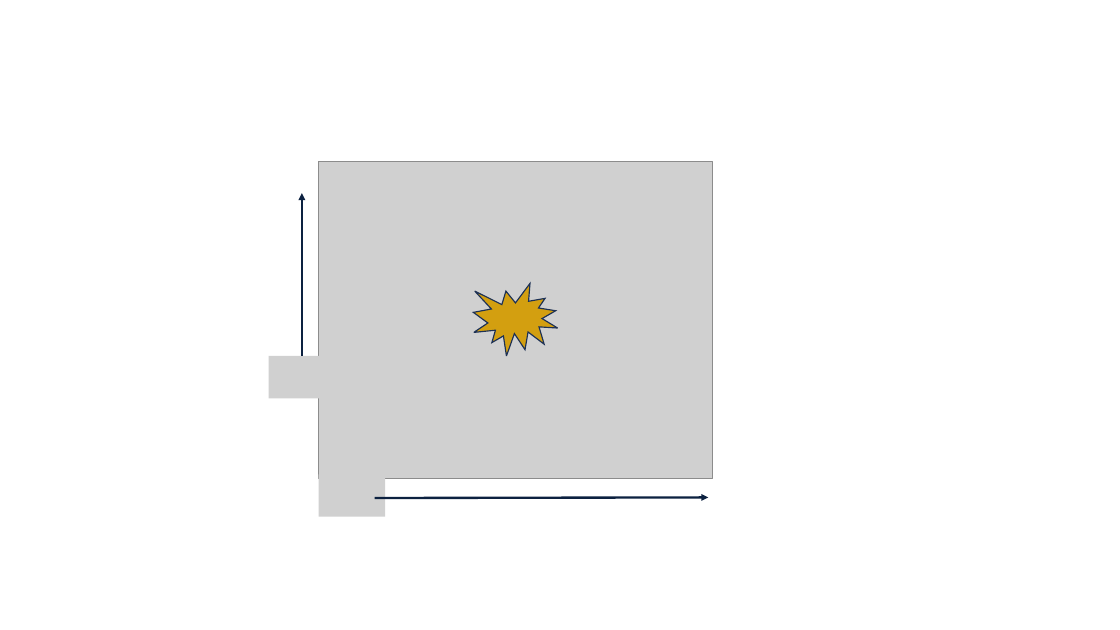
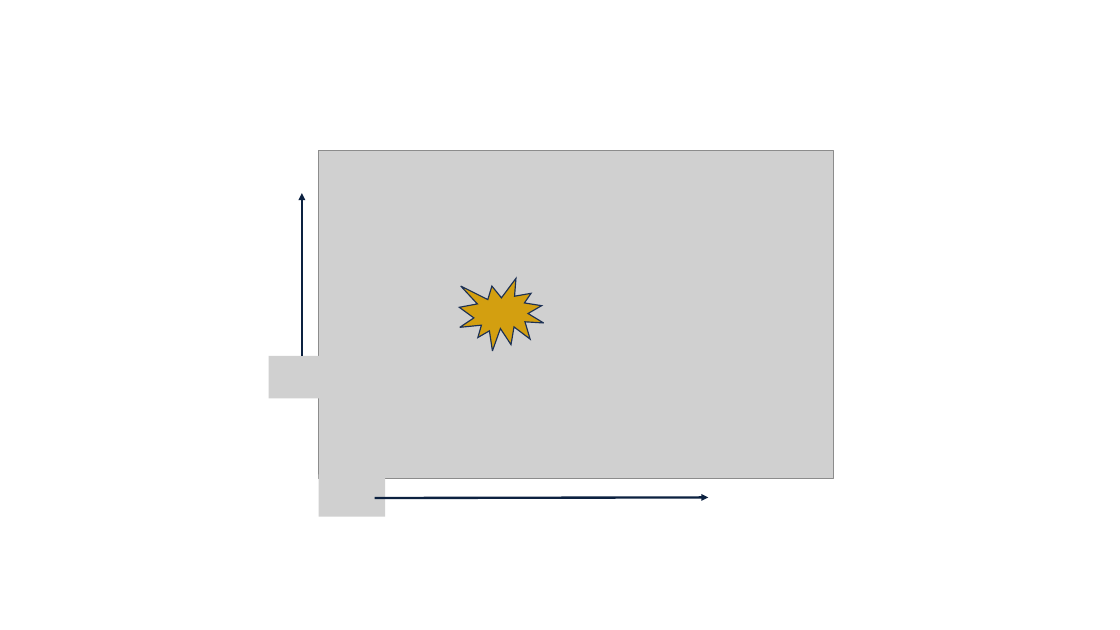
Before and after one commit to sergicastells9/Candidacy, a slide deck: slide 5 of Oral Candidacy/Presentation/Figures/Figure Generation/photon_candidate_vars_schematics.pptx (slide 4 before the commit). Drawn at 1120x630 pixels with LibreOffice and Linux fonts; fonts in the diff are those of the drawing; grey boxes stand for pictures. Boxes give left, top, right and bottom in pixels: in the first picture for what was removed or moved away, otherwise in the second. Text is boxed around its words. In the diff, an @@ line names an element or a change of style, - is before the commit and + after.

```diff
--- a/Oral Candidacy/Presentation/Figures/Figure Generation/photon_candidate_vars_schematics.pptx
+++ b/Oral Candidacy/Presentation/Figures/Figure Generation/photon_candidate_vars_schematics.pptx
@@ picture: place and size @@
-picture at (318, 161, 712, 479)
+picture at (318, 150, 833, 479)
@@ irregular seal: place and size @@
-irregular seal at (474, 283, 558, 355)
+irregular seal at (460, 278, 544, 350)
```
Also in this commit, not shown: 1 slide added, 5 other files.
